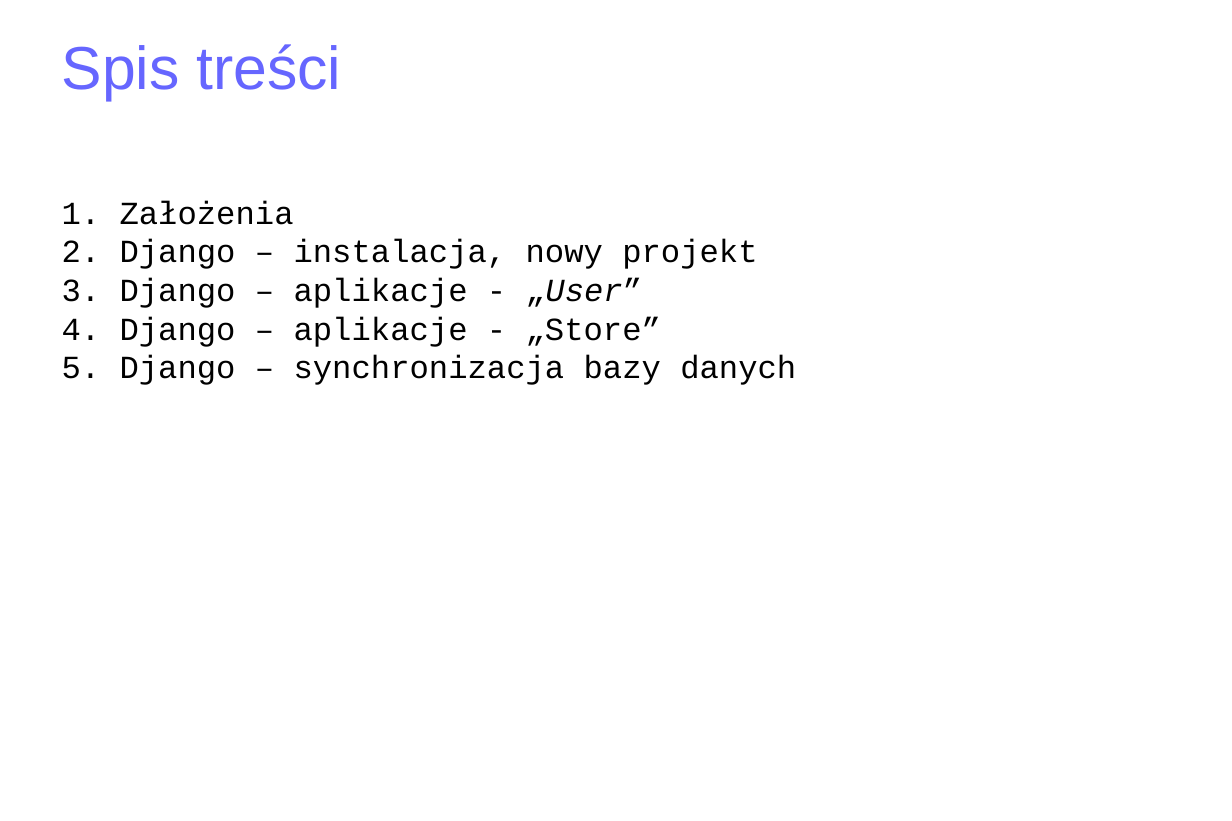
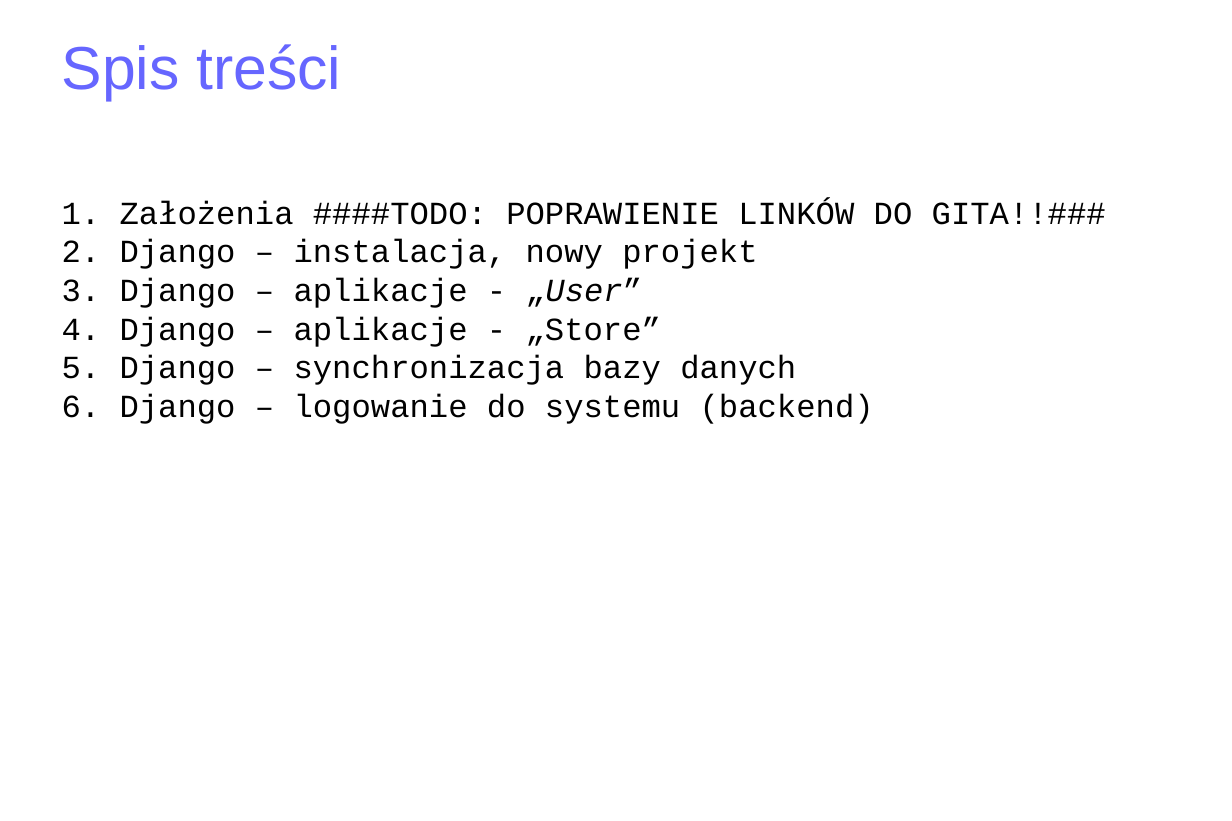
Before and after one commit to matulik/reinyzagam, a slide deck: slide 2 of Docs/presentation.odp. Drawn at 1232x821 pixels with LibreOffice and Linux fonts; fonts in the diff are those of the drawing. Boxes give left, top, right and bottom in pixels: in the first picture for what was removed or moved away, otherwise in the second. Text is boxed around its words. In the diff, an @@ line names an element or a change of style, - is before the commit and + after.

```diff
--- a/Docs/presentation.odp
+++ b/Docs/presentation.odp
@@ subtitle at (120, 201, 1106, 225): text changed @@
-1. Założenia
+1. Założenia ####TODO: POPRAWIENIE LINKÓW DO GITA!!###
@@ subtitle at (120, 394, 874, 424): paragraph added @@
+6. Django – logowanie do systemu (backend)
```
Also in this commit, not shown: 2 other slides changed, 9 slides added, 6 other files.
